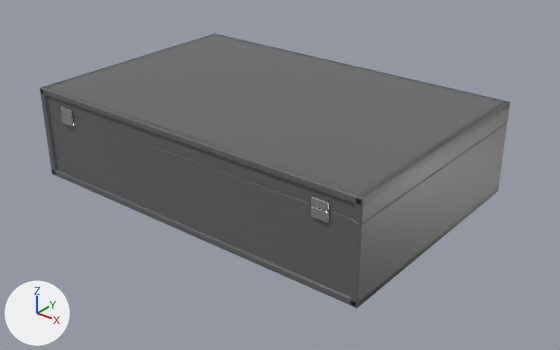
The Blender file pockets-volume-2-model.blend: old version first, new version second.
Both versions are drawn from a 50 mm camera at (0.362, -0.439, 0.282) aimed at (0.014, -0.004, 0.013). The lights are fixed; the arrows at lower left show +X, +Y and +Z. The picture after the commit comes second.

The first picture shows 'Case_base', 'Case_end.001', 'Case_side', 'Case_side.001', 'Lid_end.001', 'Lid_side', 'Lid_side.001', 'Lid_top' and 5 more.
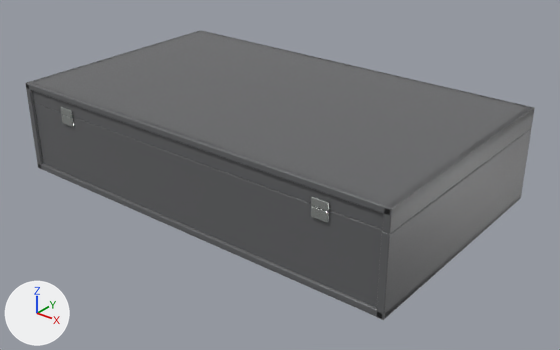
Scene script edits in JSON lines:
```json
{"block": "me_cube_022", "where": "# used by ob_case_base; parent = ob_pocket_case; location = (0.0, 0.0, 0.00279)"}
{"op": "remove", "block": "me_cube_022", "code": "me_cube_022.from_pydata(...)  # 8 vertices, 6 faces; spans x -0.152..0.152, y -0.102..0.102, z -0.003..0.003"}
{"op": "add", "block": "me_cube_022", "code": "me_cube_022.from_pydata(...)  # 8 vertices, 6 faces; spans x -0.171..0.171, y -0.102..0.102, z -0.003..0.003"}
{"block": "me_cube_022", "change": "me_cube_022 part 1: the whole mesh is scaled about its middle by (1.13, 1, 1)"}
{"block": "me_cube_024", "where": "# used by ob_case_end_001; parent = ob_pocket_case; location = (0.0, -0.0978, 0.0298); scale = (1.0, 1.0, 1.27)"}
{"op": "remove", "block": "me_cube_024", "code": "me_cube_024.from_pydata(...)  # 8 vertices, 6 faces; spans x -0.147..0.147, y -0.002..0.002, z -0.023..0.023"}
{"op": "add", "block": "me_cube_024", "code": "me_cube_024.from_pydata(...)  # 8 vertices, 6 faces; spans x -0.166..0.166, y -0.002..0.002, z -0.023..0.023"}
{"block": "me_cube_024", "change": "me_cube_024 part 2: the whole mesh is scaled about its middle by (1.13, 1, 1)"}
{"block": "me_cube_054", "where": "# used by ob_lid_top; parent = ob_pocket_lid; location = (0.0, -0.0991, 0.014)"}
{"op": "remove", "block": "me_cube_054", "code": "me_cube_054.from_pydata(...)  # 8 vertices, 6 faces; spans x -0.152..0.152, y -0.102..0.102, z -0.003..0.003"}
{"op": "add", "block": "me_cube_054", "code": "me_cube_054.from_pydata(...)  # 8 vertices, 6 faces; spans x -0.171..0.171, y -0.102..0.102, z -0.003..0.003"}
{"block": "me_cube_054", "change": "me_cube_054 part 3: the whole mesh is scaled about its middle by (1.13, 1, 1)"}
{"op": "set", "path": "ob_case_side.location", "old": "(-0.15, 0.0, 0.0298)", "new": "(-0.169, 0.0, 0.0298)"}
{"op": "set", "path": "ob_case_side_001.location", "old": "(0.15, 0.0, 0.0298)", "new": "(0.169, 0.0, 0.0298)"}
{"op": "set", "path": "ob_lid_side.location", "old": "(-0.15, -0.0991, 0.00826)", "new": "(-0.169, -0.0991, 0.00826)"}
{"op": "set", "path": "ob_lid_side_001.location", "old": "(0.15, -0.0991, 0.00826)", "new": "(0.169, -0.0991, 0.00826)"}
```

Changed parts and their boxes (x1, y1, x2, y2) in the pictures (560 x 350 px):
```json
{"object": "Lid_top", "change": "rescaled", "before": [41, 34, 510, 205], "after": [26, 30, 534, 214], "on screen": "8% wider, 8% taller"}
{"object": "Case_end.001", "change": "rescaled", "before": [49, 108, 355, 296], "after": [35, 103, 383, 307], "on screen": "14% wider, 8% taller"}
{"object": "Case_side.001", "change": "moved", "before": [350, 123, 507, 308], "after": [376, 129, 531, 320]}
{"object": "Lid_side.001", "change": "moved", "before": [355, 101, 510, 224], "after": [382, 106, 535, 234]}
{"object": "Case_base", "change": "rescaled", "before": [53, 169, 496, 307], "after": [38, 163, 521, 318], "on screen": "9% wider, 12% taller"}
{"object": "Case_side", "change": "moved", "before": [43, 107, 57, 176], "after": [28, 102, 43, 169]}
{"object": "Lid_side", "change": "moved", "before": [40, 34, 212, 108], "after": [25, 30, 202, 103]}
```
